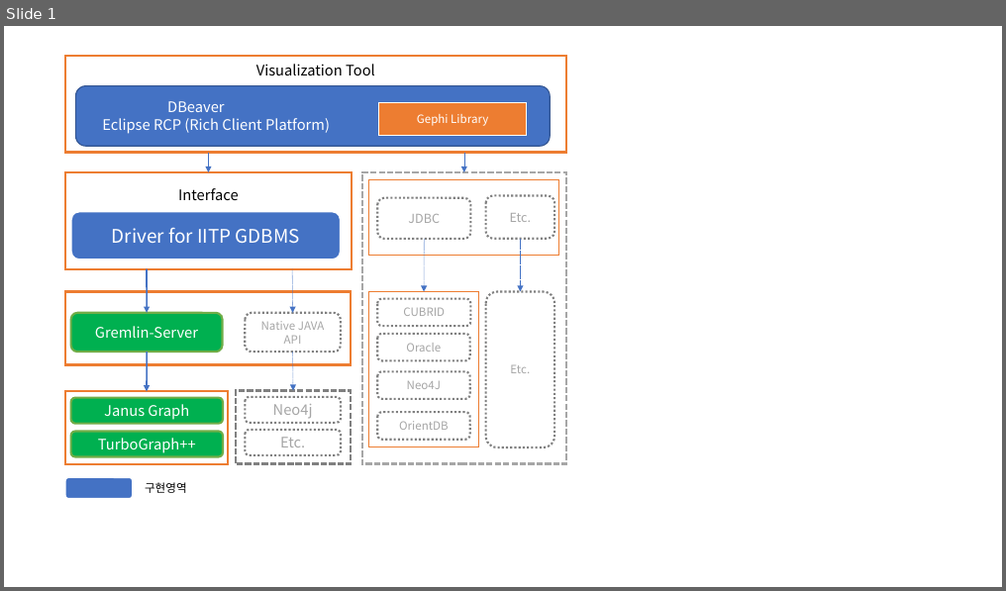
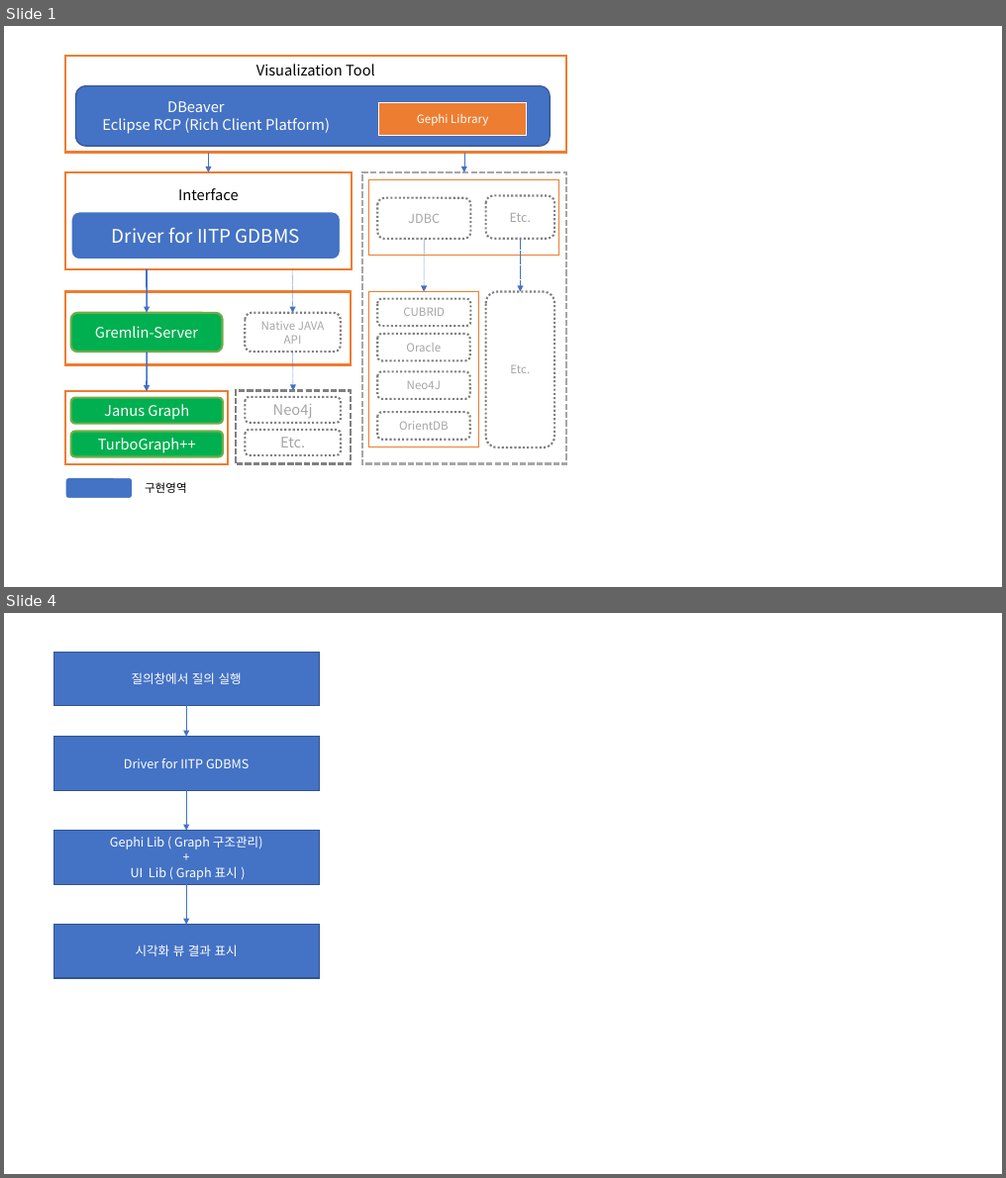
Before and after one commit to postech-dblab-iitp/visual-tool, a slide deck: ViT_docs/문서작성용_그림원본.pptx. Shown one above the other, each under a label of ours: slide 1 before the commit, slides 1 and 4 after it; the slides between them are not shown. The pictures are 1006x591 and 1006x1178 pixels, drawn with LibreOffice and Linux fonts; fonts in the diff are those of the drawing. Boxes give left, top, right and bottom in pixels: in the first picture for what was removed or moved away, otherwise in the second. Text is boxed around its words. In the diff, an @@ line names an element or a change of style, - is before the commit and + after.

```diff
--- a/ViT_docs/문서작성용_그림원본.pptx
+++ b/ViT_docs/문서작성용_그림원본.pptx
@@ slide 4 added at bbox=[4, 613, 1002, 1174], background #FFFFFF @@
@@ rectangle added at bbox=[54, 652, 319, 706], fill #4472C4, outline #325491 1 pt, 12 pt, text #FFFFFF @@
+질의창에서 질의 실행
@@ arrow added from (187, 706) to (187, 737), #4472C4 0.5 pt @@
@@ rectangle added at bbox=[54, 737, 319, 790], fill #4472C4, outline #325491 1 pt, 12 pt, text #FFFFFF @@
+Driver for IITP GDBMS
@@ arrow added from (187, 790) to (187, 831), #4472C4 0.5 pt @@
@@ rectangle added at bbox=[54, 831, 319, 884], fill #4472C4, outline #325491 1 pt, 12 pt, text #FFFFFF @@
+Gephi Lib ( Graph 구조관리)
++
+UI Lib ( Graph 표시 )
@@ arrow added from (187, 884) to (187, 925), #4472C4 0.5 pt @@
@@ rectangle added at bbox=[54, 925, 319, 978], fill #4472C4, outline #325491 1 pt, 12 pt, text #FFFFFF @@
+시각화 뷰 결과 표시
```
Also in this commit, not shown: 3 other slides added, 1 other file.
